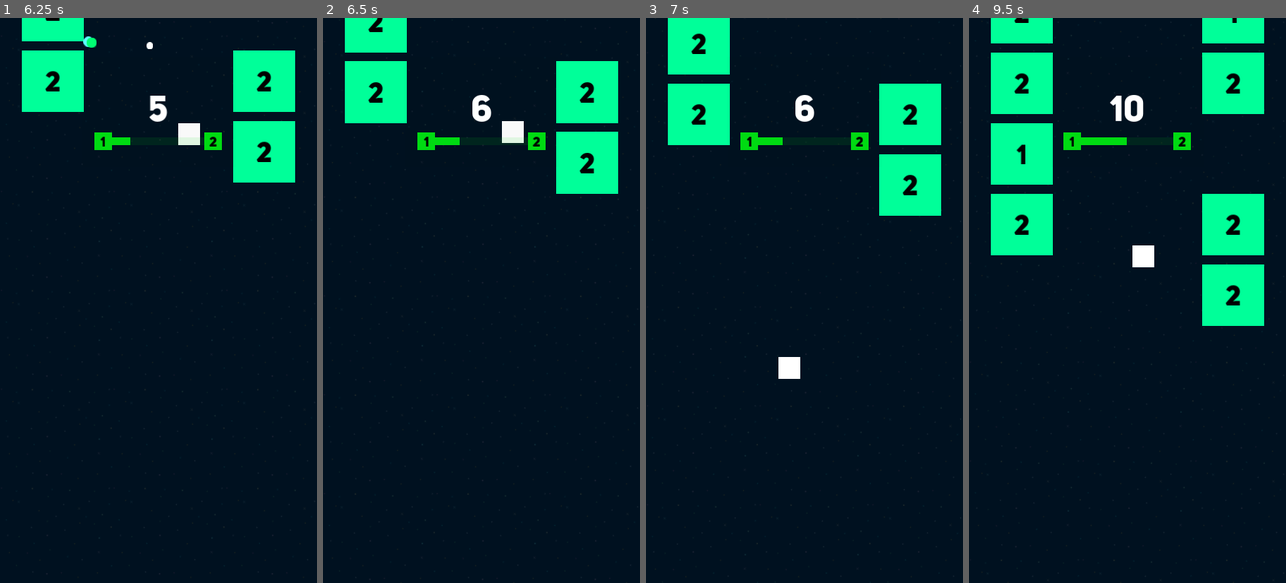
Above: before the commit, frames 1-4 (left to right).
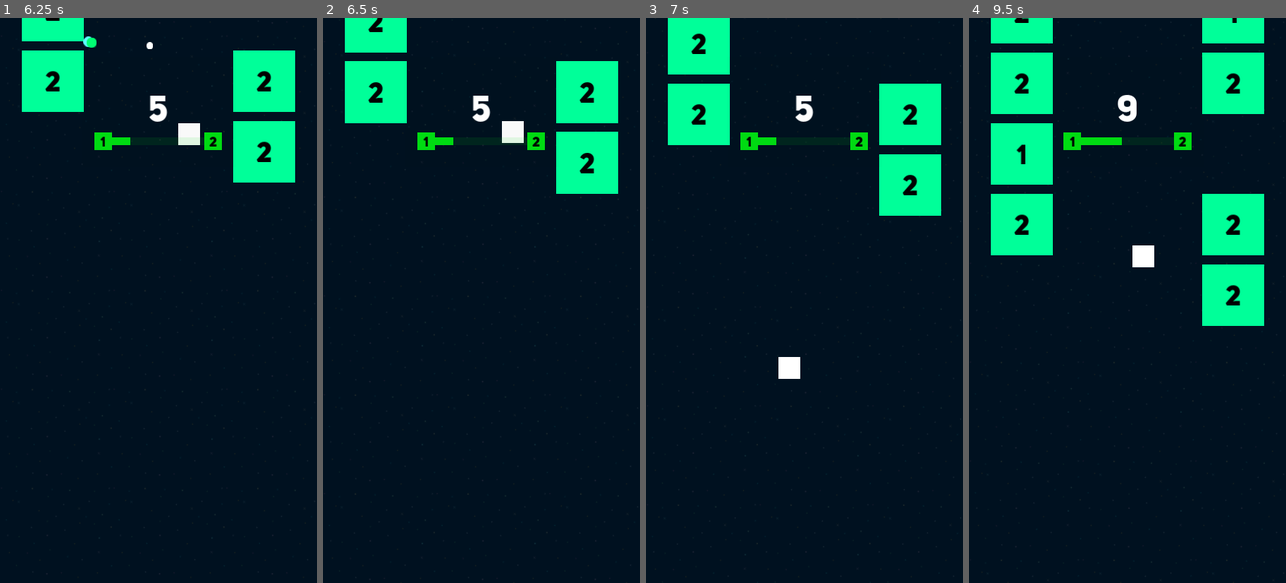
Above: after the commit, the same moments.

Repository: Ragehive/rogue-blocks
Game: Godot game, scene res://Scenes/splashscreen/SplashScreen.tscn
Same seed, same stepped clock (60 frames per second), same inputs: the game is played once before the commit and once after it. Sound files missing from this copy of the repository are replaced by a short silence.
Inputs (mouse positions are in pixels of both pictures, inside the frame that each line leads up to):
- Up to frame 1 (6.25 s): move the mouse to (142, 413) at 0.52 s; press the mouse at (142, 413) at 0.53 s; tap Enter at 1.25 s; move the mouse to (253, 385) at 1.27 s; release the mouse at (253, 385) at 1.28 s; click (253, 385) at 1.35 s; tap Space at 2 s; move the mouse to (63, 215) at 2.02 s; press the mouse at (63, 215) at 2.03 s; move the mouse to (174, 300) at 2.77 s; release the mouse at (174, 300) at 2.78 s; click (174, 300) at 2.85 s; move the mouse to (110, 159) at 3.52 s; press the mouse at (110, 159) at 3.53 s; move the mouse to (228, 272) at 4.27 s; release the mouse at (228, 272) at 4.28 s; click (228, 272) at 4.35 s; move the mouse to (95, 328) at 5.02 s; press the mouse at (95, 328) at 5.03 s; move the mouse to (190, 176) at 5.77 s; release the mouse at (190, 176) at 5.78 s; click (190, 176) at 5.85 s
- Up to frame 2 (6.5 s): no input
- Up to frame 3 (7 s): move the mouse to (788, 413) at 6.52 s; press the mouse at (788, 413) at 6.53 s
- Up to frame 4 (9.5 s): move the mouse to (1222, 385) at 7.27 s; release the mouse at (1222, 385) at 7.28 s; click (1222, 385) at 7.35 s; move the mouse to (1032, 215) at 8.02 s; press the mouse at (1032, 215) at 8.03 s; move the mouse to (1143, 300) at 8.77 s; release the mouse at (1143, 300) at 8.78 s; click (1143, 300) at 8.85 s

Frame 1 is identical in both runs. In frame 2, 0.2% of the frame differs, in the area x 31-71%, y 13-24%; in frame 3, 0.2%; in frame 4, 0.4%.

Commit message:
added audio busses

Diff:
--- a/Scenes/Components/bullet/Bullet.tscn
+++ b/Scenes/Components/bullet/Bullet.tscn
@@ -32,6 +32,7 @@
 volume_db = -10.0
 pitch_scale = 2.14
 mix_target = 2
+bus = "sfx"
 
 [node name="Areas" type="Node2D" parent="."]
 
--- a/Scenes/block/Block.gd
+++ b/Scenes/block/Block.gd
@@ -65,7 +65,7 @@
 	$Sfx/DamageSfx.play()
 	if health <= 0:
 		$Sfx/Deathsfx.play()
-		$CollisionShape2D.disabled = true
+		$CollisionShape2D.set_deferred("disabled", true)
 		hide()
 		Global.score += max_health
 #	add_label_particle(damage)
--- a/Scenes/block/Block.tscn
+++ b/Scenes/block/Block.tscn
@@ -57,11 +57,13 @@
 volume_db = -10.0
 pitch_scale = 2.14
 mix_target = 2
+bus = "sfx"
 
 [node name="Deathsfx" type="AudioStreamPlayer" parent="Sfx"]
 stream = ExtResource( 4 )
 volume_db = -10.0
 pitch_scale = 2.14
 mix_target = 2
+bus = "sfx"
 
 [connection signal="finished" from="Sfx/Deathsfx" to="." method="_on_Deathsfx_finished"]
--- /dev/null
+++ b/default_bus_layout.tres
@@ -0,0 +1,15 @@
+[gd_resource type="AudioBusLayout" format=2]
+
+[resource]
+bus/1/name = "sfx"
+bus/1/solo = false
+bus/1/mute = false
+bus/1/bypass_fx = false
+bus/1/volume_db = 0.0
+bus/1/send = "Master"
+bus/2/name = "music"
+bus/2/solo = false
+bus/2/mute = false
+bus/2/bypass_fx = false
+bus/2/volume_db = 0.0
+bus/2/send = "Master"
